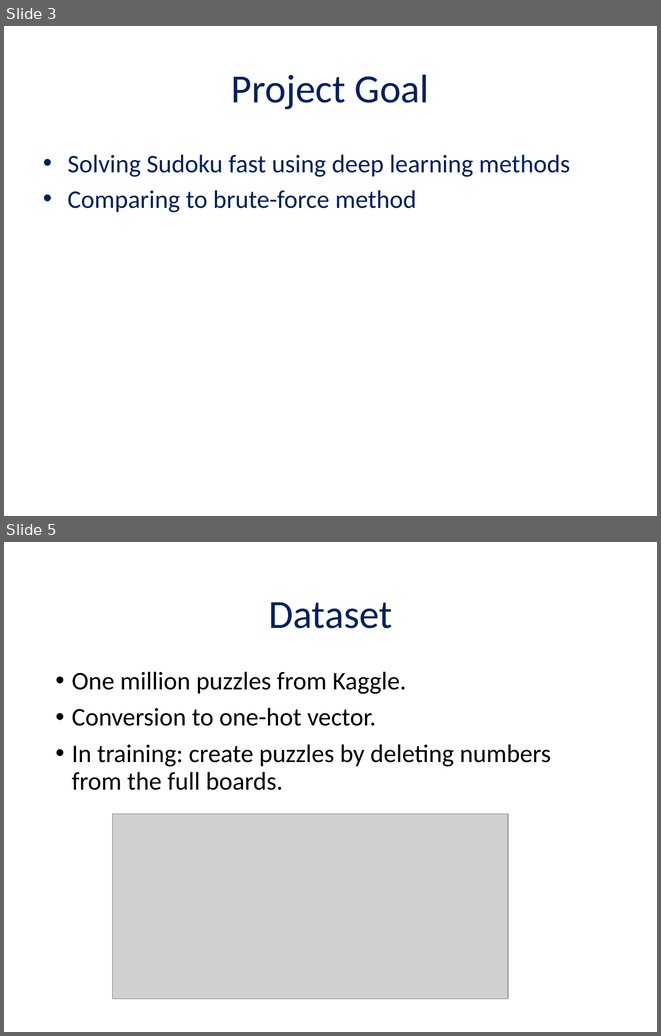
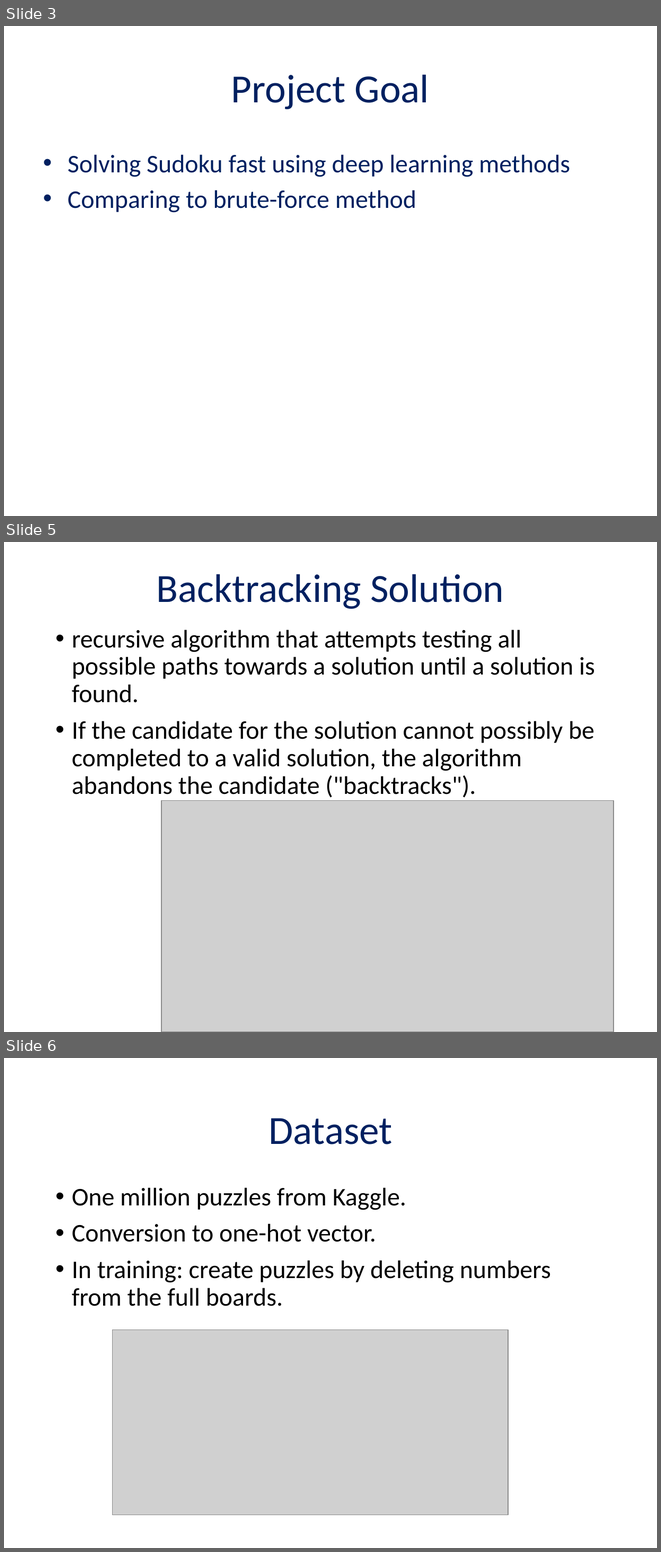
Before and after one commit to chendudai/Sudoku, a slide deck: Presentation/final_presentation.pptx. Shown one above the other, each under a label of ours: slides 3 and 5 before the commit, slides 3, 5 and 6 after it; the slides between them are not shown. The pictures are 661x1036 and 661x1552 pixels, drawn with LibreOffice and Linux fonts; fonts in the diff are those of the drawing; grey boxes stand for pictures. Boxes give left, top, right and bottom in pixels: in the first picture for what was removed or moved away, otherwise in the second. Text is boxed around its words. In the diff, an @@ line names an element or a change of style, - is before the commit and + after.

```diff
--- a/Presentation/final_presentation.pptx
+++ b/Presentation/final_presentation.pptx
@@ slide 5 added at (4, 542, 657, 1032), background #FFFFFF @@
@@ title added at (157, 574, 504, 609), 44 pt, text #002060 @@
+Backtracking Solution
@@ text added at (72, 629, 595, 797), 28 pt, text #000000 @@
+• recursive algorithm that attempts testing all possible paths towards a solution until a solution is found.
+• If the candidate for the solution cannot possibly be completed to a valid solution, the algorithm abandons the candidate ("backtracks").
@@ picture added at (161, 801, 613, 1032) @@
@@ what was slide 5 is now slide 6 @@
```
Also in this commit, not shown: 1 slide changed, 11 other slides added, 1 slide removed.
